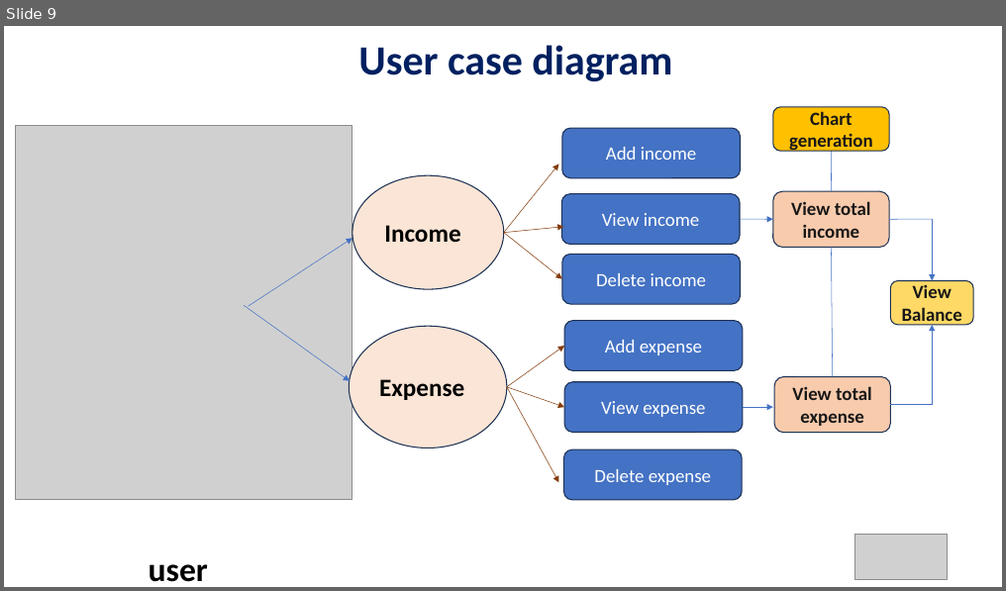
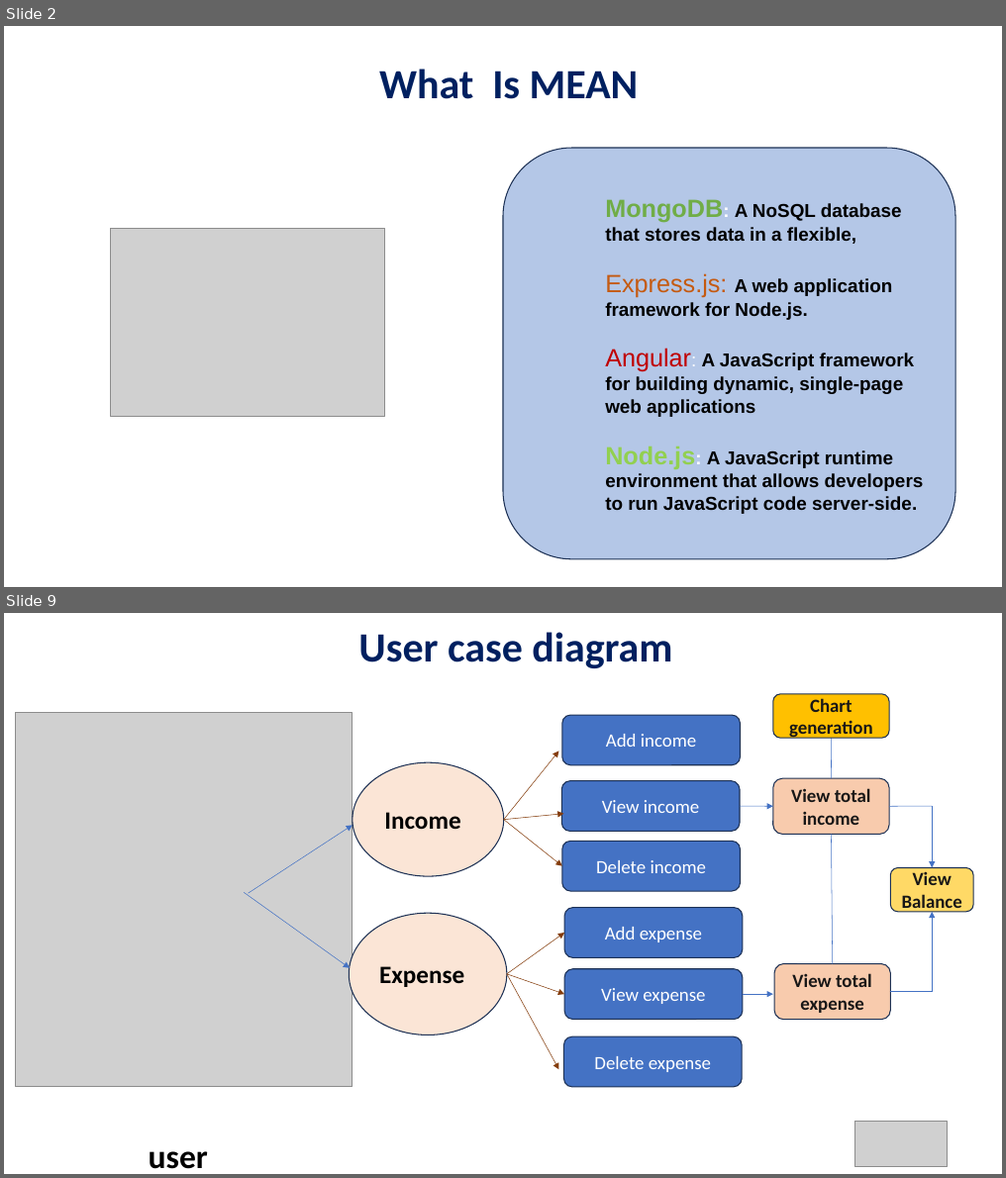
Before and after one commit to AitrichAcademyMeanStack/personal-finance-manager-workshop-ppts, a slide deck: WORKSHOP_INTRO/mean-finance-manager-workshop-intro.pptx. Shown one above the other, each under a label of ours: slide 9 before the commit, slides 2 and 9 after it; the slides between them are not shown. The pictures are 1006x591 and 1006x1178 pixels, drawn with LibreOffice and Linux fonts; fonts in the diff are those of the drawing; grey boxes stand for pictures. Boxes give left, top, right and bottom in pixels: in the first picture for what was removed or moved away, otherwise in the second. Text is boxed around its words. In the diff, an @@ line names an element or a change of style, - is before the commit and + after.

```diff
--- a/WORKSHOP_INTRO/mean-finance-manager-workshop-intro.pptx
+++ b/WORKSHOP_INTRO/mean-finance-manager-workshop-intro.pptx
@@ slide 2 added at [4,26,1002,587], background #FFFFFF @@
@@ text added at [379,69,639,99], 40 pt, text #002060, bold @@
+What Is MEAN
@@ rounded rectangle added at [503,148,956,560], fill #B4C7E7, outline #1E3256 1 pt, 18 pt, text #000000, bold @@
+MongoDB: A NoSQL database that stores data in a flexible,
+Express.js: A web application framework for Node.js.
+Angular: A JavaScript framework for building dynamic, single-page web applications
+Node.js: A JavaScript runtime environment that allows developers to run JavaScript code server-side.
@@ picture added at [111,228,385,417] @@
```
Also in this commit, not shown: 8 slides changed, 5 other slides added, 5 slides removed, 1 other file.
